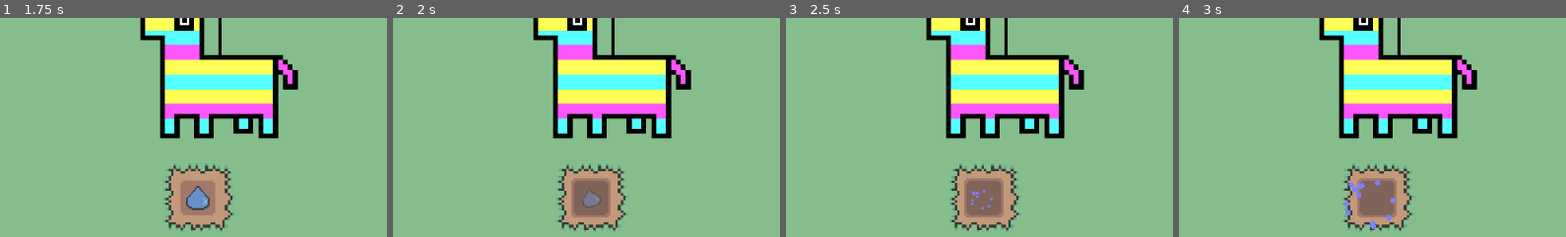
Above: before the commit, frames 1-4 (left to right).
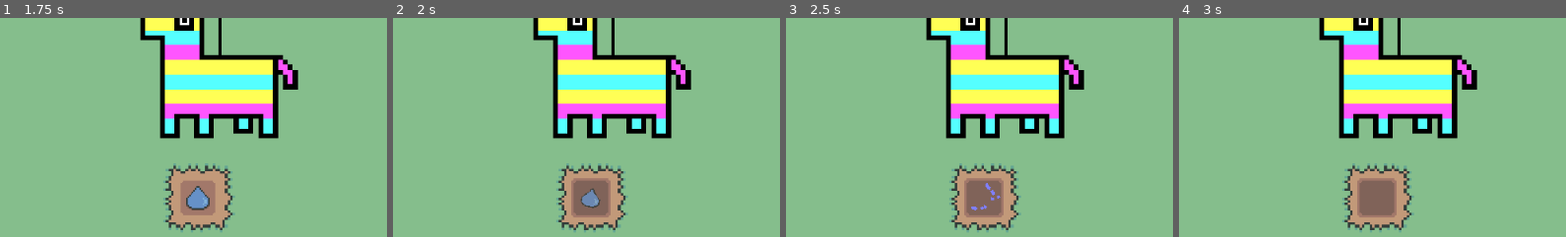
Above: after the commit, the same moments.

Repository: eric-marsh/farminata
Game: Godot game, scene res://scene/scene_switcher.tscn
Same seed, same stepped clock (60 frames per second), same inputs: the game is played once before the commit and once after it. Sound files missing from this copy of the repository are replaced by a short silence.
Inputs (mouse positions are % of the whole screen's width and height, from its top left):
- Up to frame 1 (1.75 s): drag from (50, 55) to (5, 90) at 0.52 s; tap Enter at 1.25 s; drag from (20, 64) to (50, 55) at 1.27 s
- Up to frame 2 (2 s): no input
- Up to frame 3 (2.5 s): move the mouse to (16, 68) at 2.02 s; tap Mouse wheel down (SCROLL_DOWN) at 2.1 s; click (16, 68) at 2.17 s
- Up to frame 4 (3 s): drag from (12, 68) to (5, 90) at 2.77 s
The pictures show only the part of the screen within x 24-74%, y 14-64%; the shares and areas given below are measured in that part.

Frame 1 is identical in both runs. In frame 2, 0.3% of the frame differs, in the area x 48-54%, y 78-87%; in frame 3, 0.2%; in frame 4, 0.4%, in the area x 42-56%, y 73-97%.

Commit message:
apply droppable animation

Diff:
--- a/scene/apply_droppable_animation.tscn
+++ b/scene/apply_droppable_animation.tscn
@@ -8,7 +8,7 @@
 tracks/0/type = "value"
 tracks/0/imported = false
 tracks/0/enabled = true
-tracks/0/path = NodePath("Sprite2D:scale")
+tracks/0/path = NodePath("Path2D/PathFollow2D/Sprite2D:scale")
 tracks/0/interp = 1
 tracks/0/loop_wrap = true
 tracks/0/keys = {
@@ -20,10 +20,22 @@
 tracks/1/type = "value"
 tracks/1/imported = false
 tracks/1/enabled = true
-tracks/1/path = NodePath("Sprite2D:rotation")
+tracks/1/path = NodePath("Path2D/PathFollow2D/Sprite2D:rotation")
 tracks/1/interp = 1
 tracks/1/loop_wrap = true
 tracks/1/keys = {
+"times": PackedFloat32Array(0),
+"transitions": PackedFloat32Array(1),
+"update": 0,
+"values": [0.0]
+}
+tracks/2/type = "value"
+tracks/2/imported = false
+tracks/2/enabled = true
+tracks/2/path = NodePath("Path2D/PathFollow2D:progress_ratio")
+tracks/2/interp = 1
+tracks/2/loop_wrap = true
+tracks/2/keys = {
 "times": PackedFloat32Array(0),
 "transitions": PackedFloat32Array(1),
 "update": 0,
@@ -36,11 +48,11 @@
 tracks/0/type = "value"
 tracks/0/imported = false
 tracks/0/enabled = true
-tracks/0/path = NodePath("Sprite2D:scale")
+tracks/0/path = NodePath("Path2D/PathFollow2D/Sprite2D:scale")
 tracks/0/interp = 1
 tracks/0/loop_wrap = true
 tracks/0/keys = {
-"times": PackedFloat32Array(0, 0.2, 1),
+"times": PackedFloat32Array(0, 0.6, 1),
 "transitions": PackedFloat32Array(1, 1, 1),
 "update": 0,
 "values": [Vector2(1, 1), Vector2(1.1, 1.1), Vector2(0, 0)]
@@ -48,7 +60,7 @@
 tracks/1/type = "value"
 tracks/1/imported = false
 tracks/1/enabled = true
-tracks/1/path = NodePath("Sprite2D:rotation")
+tracks/1/path = NodePath("Path2D/PathFollow2D/Sprite2D:rotation")
 tracks/1/interp = 1
 tracks/1/loop_wrap = true
 tracks/1/keys = {
@@ -57,6 +69,18 @@
 "update": 0,
 "values": [0.0, -0.261799, 0.261799, 0.0]
 }
+tracks/2/type = "value"
+tracks/2/imported = false
+tracks/2/enabled = true
+tracks/2/path = NodePath("Path2D/PathFollow2D:progress_ratio")
+tracks/2/interp = 1
+tracks/2/loop_wrap = true
+tracks/2/keys = {
+"times": PackedFloat32Array(0, 1),
+"transitions": PackedFloat32Array(1, 1),
+"update": 0,
+"values": [0.0, 1.0]
+}
 
 [sub_resource type="AnimationLibrary" id="AnimationLibrary_f8q6g"]
 _data = {
@@ -64,15 +88,29 @@
 &"shrink_droppable": SubResource("Animation_hnh5b")
 }
 
+[sub_resource type="Curve2D" id="Curve2D_hnh5b"]
+_data = {
+"points": PackedVector2Array(0, 0, 0, 0, 0, 0, -16, -32, 0, 0, 32, 0)
+}
+point_count = 2
+
 [node name="ApplyDroppableAnimation" type="Node2D"]
 script = ExtResource("1_hnh5b")
-
-[node name="Sprite2D" type="Sprite2D" parent="."]
-texture = ExtResource("1_em725")
 
 [node name="AnimationPlayer" type="AnimationPlayer" parent="."]
 libraries = {
 &"": SubResource("AnimationLibrary_f8q6g")
 }
 autoplay = "shrink_droppable"
-speed_scale = 1.5
+speed_scale = 3.0
+
+[node name="Path2D" type="Path2D" parent="."]
+curve = SubResource("Curve2D_hnh5b")
+
+[node name="PathFollow2D" type="PathFollow2D" parent="Path2D"]
+rotates = false
+
+[node name="Sprite2D" type="Sprite2D" parent="Path2D/PathFollow2D"]
+texture = ExtResource("1_em725")
+
+[connection signal="animation_finished" from="AnimationPlayer" to="." method="_on_animation_player_animation_finished"]
--- a/scene/helper/helper.tscn
+++ b/scene/helper/helper.tscn
@@ -238,7 +238,6 @@
 [node name="HeldItemProduce" type="Sprite2D" parent="HeldItem"]
 visible = false
 position = Vector2(17.5, -5)
-scale = Vector2(1, 1)
 texture = ExtResource("4_eoi31")
 
 [node name="StateLabel" type="Label" parent="."]
--- a/script/apply_droppable_animation.gd
+++ b/script/apply_droppable_animation.gd
@@ -3,13 +3,25 @@
 
 var drop_type: Enum.Drop_Type
 
-@onready var sprite: Sprite2D = $Sprite2D
+var start_pos: Vector2 = Vector2.ZERO
+var target_pos: Vector2 = Vector2.ZERO
+
+@onready var sprite_2d = $Path2D/PathFollow2D/Sprite2D
+@onready var path_2d: Path2D = $Path2D
+@onready var animation_player = $AnimationPlayer
+
+var arc_up_amount: int = 32
 
 func _ready():
-	sprite.modulate.a = 0.5
-	sprite.texture = DropUtil.get_drop_type_img(drop_type)
+	global_position = start_pos
+	var diff:Vector2 = target_pos - start_pos
+	path_2d.curve.set_point_position(1, diff)
+	path_2d.curve.set_point_in(1, Vector2(-diff.x/2, -128))
+	sprite_2d.modulate.a = 0.8
+	sprite_2d.texture = DropUtil.get_drop_type_img(drop_type)
+
+
+func _on_animation_player_animation_finished(anim_name):
 	var c = DropUtil.get_drop_type_color(drop_type)
-	Util.quick_timer(self, 0.4, func():
-		Util.create_explosion_particle(global_position, c)
-		queue_free()
-	)
+	Util.create_explosion_particle(target_pos, c)
+	queue_free()
--- a/script/drop_util.gd
+++ b/script/drop_util.gd
@@ -76,12 +76,14 @@
 	return drop_type_colors.get(drop_type, Color.WHITE)
 
 const APPLY_DROPPABLE_ANIMATION = preload("res://scene/apply_droppable_animation.tscn")
-func create_shrink_animation(drop_type: Enum.Drop_Type, pos: Vector2):
+func create_apply_droppable_animation(drop_type: Enum.Drop_Type, start_pos: Vector2, target_pos: Vector2):
 	if !Globals.AnimationsContainer:
 		return
 	var a = APPLY_DROPPABLE_ANIMATION.instantiate()
 	a.drop_type = drop_type
-	a.global_position = pos
+	a.global_position = start_pos
+	a.start_pos = start_pos
+	a.target_pos = target_pos
 	Globals.AnimationsContainer.add_child(a)
 
 const DROPPABLE = preload("res://scene/droppable.tscn")
--- a/script/plot.gd
+++ b/script/plot.gd
@@ -49,7 +49,7 @@
 	update_image()
 
 func cleanup_droppable(d: droppable) -> void:
-	DropUtil.create_shrink_animation(d.drop_type, global_position + size / 2)
+	DropUtil.create_apply_droppable_animation(d.drop_type, get_global_mouse_position(), global_position + size / 2)
 	d.delete()
 
 func reset_growth_state():
Not shown: 1 places in scene/apply_droppable_animation.tscn that only renumber resources
